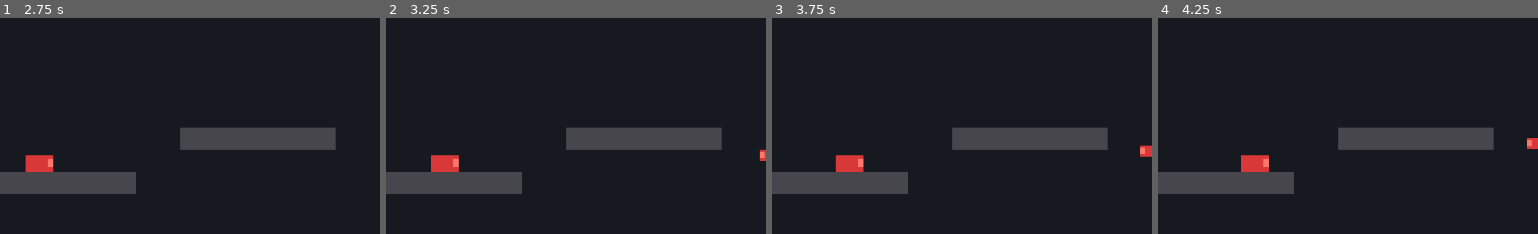
Above: before the commit, frames 1-4 (left to right).
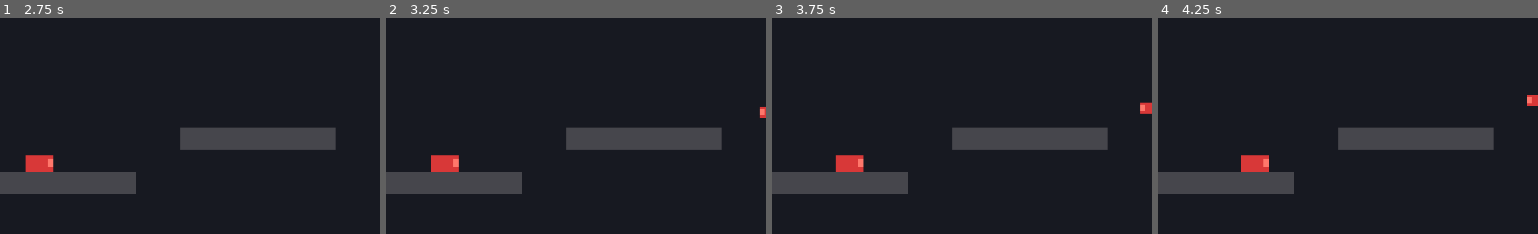
Above: after the commit, the same moments.

Repository: amin8448/rostam_haft_khan
Game: Godot game, scene res://scenes/rooms/khan1_03_cliffs.tscn
Same seed, same stepped clock (60 frames per second), same inputs: the game is played once before the commit and once after it. This scene is started directly instead of the project's main scene.
Inputs:
- Up to frame 1 (2.75 s): hold Right (move_right) 0.53-2.03 s; tap Z (attack) at 0.6, 1.55, 2.1 s; tap Space (jump) at 0.77, 0.8, 1.07, 1.35, 1.52, 1.82, 2.3 s; hold Left (move_left) from 2.03 s (still down)
- Up to frame 2 (3.25 s): release Left (move_left) at 2.78 s; hold Right (move_right) from 2.78 s (still down); tap E (interact) at 2.85 s; tap Space (jump) at 3.02 s; tap Z (attack) at 3.05 s
- Up to frame 3 (3.75 s): keep holding Right (move_right); tap Space (jump) at 3.32 s; tap Z (attack) at 3.6 s
- Up to frame 4 (4.25 s): keep holding Right (move_right); tap Space (jump) at 3.77, 3.8, 4.07 s
The pictures show only the part of the screen within x 50-100%, y 48-98%; the shares and areas given below are measured in that part.

Frame 1 is identical in both runs. In frame 2, 0.2% of the frame differs, in the area x 98-100%, y 41-67%; in frame 3, 0.4%, in the area x 96-100%, y 38-65%; in frame 4, 0.3%.

Commit message:
Raise room 3's Vultures above Rostam's jump apex
Session 5 raised room 2's Vultures and never touched room 3's, so the same bug
was still sitting there: at y=510 their contact box reached down to 518 while
Rostam's head tops out at 465, so rising to attack one went through it. Measured
before: Vulture 2 health, Rostam 5 down to 4. After, at y=448: Vulture 2 down to
1, Rostam untouched.

test_all_rooms now checks it for every Vulture in every room rather than for the
two that were noticed. It reads the real contact box off the node and compares
its lowest point across the whole hover against where his head gets to, which is
the floor less 147 px: a 119 px jump measured in test_movement plus his 28 px
half-height. A room that places a Vulture too low now fails rather than waiting
to be played.

All twelve suites pass.

Co-Authored-By: Claude Opus 5 <noreply@anthropic.com>

Diff:
--- a/scenes/rooms/khan1_03_cliffs.tscn
+++ b/scenes/rooms/khan1_03_cliffs.tscn
@@ -44,10 +44,10 @@
 position = Vector2(688, 532)
 
 [node name="VultureMid" parent="." instance=ExtResource("10_vulture")]
-position = Vector2(1180, 510)
+position = Vector2(1180, 448)
 
 [node name="JackalEast" parent="." instance=ExtResource("9_jackal")]
 position = Vector2(1328, 532)
 
 [node name="VultureEast" parent="." instance=ExtResource("10_vulture")]
-position = Vector2(1910, 510)
+position = Vector2(1910, 448)
--- a/tests/test_all_rooms.gd
+++ b/tests/test_all_rooms.gd
@@ -7,6 +7,8 @@
 ## Expected, per room:
 ##   loads with bounds at least the viewport, or the camera limits fight
 ##   every Jackal in it patrols for five seconds without its y changing
+##   every Vulture in it sits above Rostam's jump apex, so rising to attack one
+##   never costs a hit
 ##
 ## Rostam is parked on each room's spawn marker, which is at the west end and
 ## well outside any Jackal's 200 px notice range, so nothing lunges and what is
@@ -16,6 +18,10 @@
 
 const WATCH_TICKS: int = 300
 const MIN_BOUNDS: Vector2 = Vector2(1152, 648)
+## How high Rostam's head gets above the floor: a 119 px jump, measured in
+## test_movement, plus his 28 px half-height. Anything hittable below that line
+## is something he collides with on the way up.
+const HEAD_ABOVE_FLOOR: float = 147.0
 const ROOM_PATHS: Array[String] = [
 	"res://scenes/rooms/khan1_01_marsh.tscn",
 	"res://scenes/rooms/khan1_02_reeds.tscn",
@@ -31,7 +37,10 @@
 
 var _index: int = -1
 var _watch_until: int = 0
+var _player: Rostam
+var _floor_y: float = 0.0
 var _jackals: Array[Jackal] = []
+var _vultures: Array[Vulture] = []
 var _start_y: Array[float] = []
 var _drift: Array[float] = []
 
@@ -39,6 +48,7 @@
 func _initialize() -> void:
 	_main = (load("res://scenes/world/main.tscn") as PackedScene).instantiate()
 	root.add_child(_main)
+	_player = _main.get_node("Rostam") as Rostam
 
 
 func _physics_process(_delta: float) -> bool:
@@ -48,6 +58,9 @@
 		_next_room()
 		return false
 
+	if _tick == _watch_until - WATCH_TICKS + 30:
+		# Settled on the room's spawn by now, so his feet give the floor.
+		_floor_y = _player.global_position.y + 28.0
 	if _tick < _watch_until:
 		for i in _jackals.size():
 			_drift[i] = maxf(_drift[i], absf(_jackals[i].global_position.y - _start_y[i]))
@@ -67,6 +80,7 @@
 	var room: Room = _mgr.get_current_room()
 
 	_jackals.clear()
+	_vultures.clear()
 	_start_y.clear()
 	_drift.clear()
 	if room != null:
@@ -75,6 +89,8 @@
 				_jackals.append(child as Jackal)
 				_start_y.append((child as Jackal).global_position.y)
 				_drift.append(0.0)
+			elif child is Vulture:
+				_vultures.append(child as Vulture)
 	_watch_until = _tick + WATCH_TICKS
 
 
@@ -95,3 +111,16 @@
 		worst = maxf(worst, value)
 	_failures += 0 if Support.at_most("%s: %d Jackal(s) stayed up" % [name, _jackals.size()],
 			worst, 2.0) else 1
+
+	# The lowest point of a Vulture's contact box across its whole hover has to
+	# stay above where Rostam's head gets to, or attacking it from below is a
+	# trade rather than a hit. Read off the real box, not from the numbers it
+	# was built with.
+	var head_apex: float = _floor_y - HEAD_ABOVE_FLOOR
+	for vulture in _vultures:
+		var shape: CollisionShape2D = vulture.get_node("ContactHitbox/CollisionShape2D")
+		var box: RectangleShape2D = shape.shape as RectangleShape2D
+		var centre: float = vulture.get_anchor().y + vulture.hover_height * 0.5
+		var lowest: float = centre + shape.position.y + box.size.y * 0.5
+		_failures += 0 if Support.at_most("%s: %s clears his jump" % [name, vulture.name],
+				lowest, head_apex) else 1
